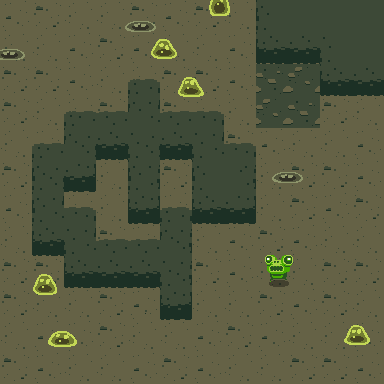
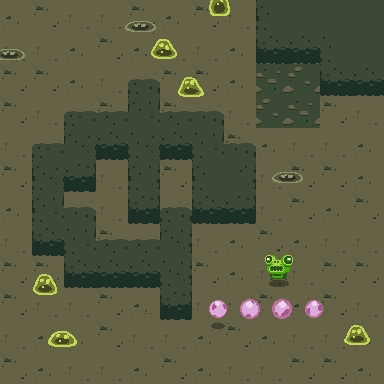
The second 384 × 384 image is a revision of the first. Changes to its layers:
added layer "spit shadow" (35%) above "spit" over [211, 323, 225, 329]
added layer "spit" above "Layer 8" over [209, 299, 323, 319]
